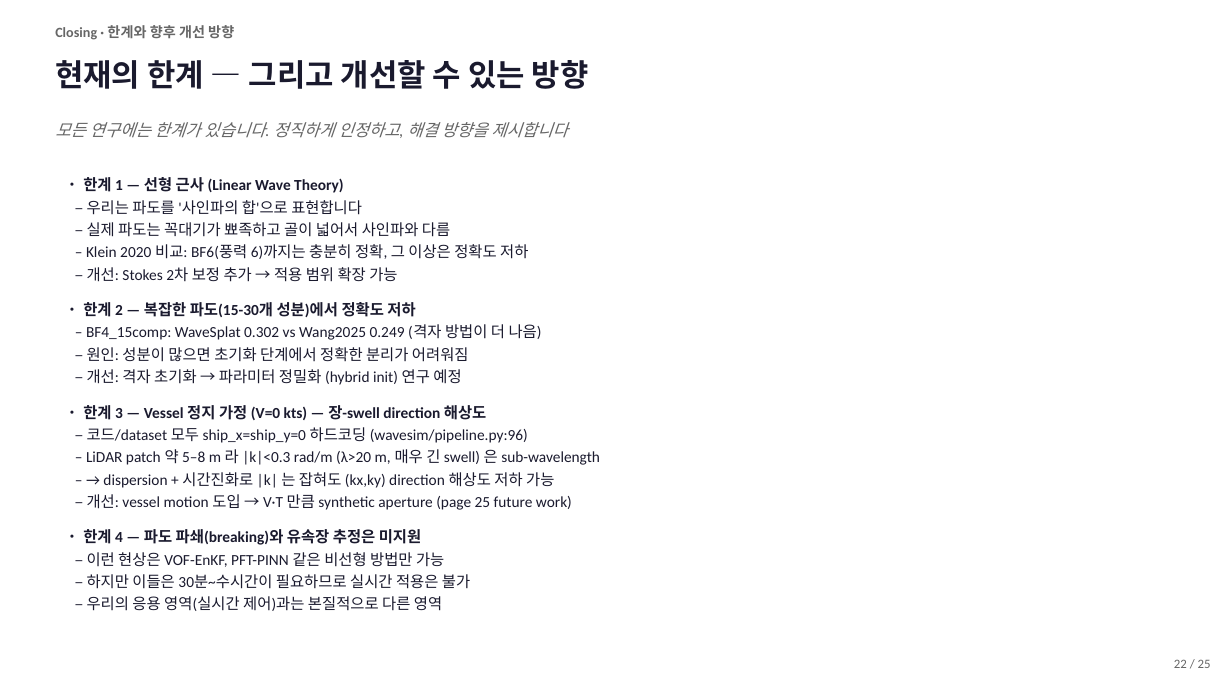
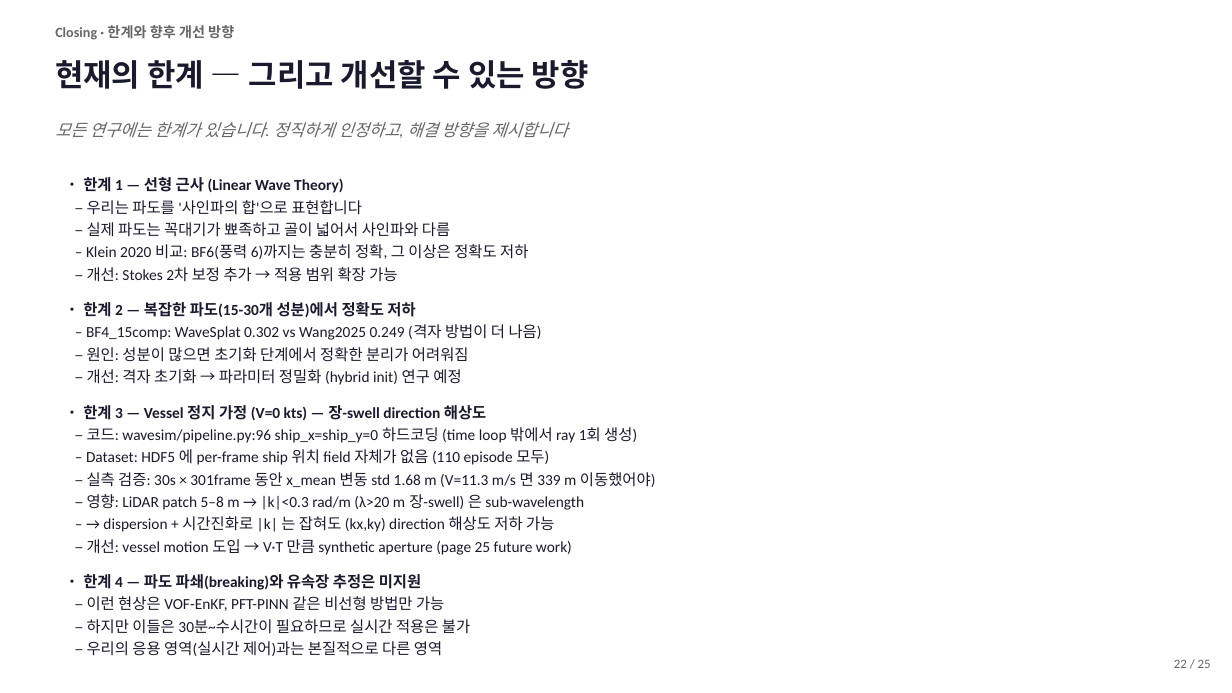
Before and after one commit to SAEYONGPARK94/wavesplat, a slide deck: slide 22 of wavesplat/docs/labmeeting_2026_05_13.pptx. Drawn at 1232x693 pixels with LibreOffice and Linux fonts; fonts in the diff are those of the drawing. Boxes give left, top, right and bottom in pixels: in the first picture for what was removed or moved away, otherwise in the second. Text is boxed around its words. In the diff, an @@ line names an element or a change of style, - is before the commit and + after.

```diff
--- a/wavesplat/docs/labmeeting_2026_05_13.pptx
+++ b/wavesplat/docs/labmeeting_2026_05_13.pptx
@@ text at (86, 427, 655, 510): text changed @@
-– 코드/dataset 모두 ship_x=ship_y=0 하드코딩 (wavesim/pipeline.py:96)
-– LiDAR patch 약 5–8 m 라 |k|<0.3 rad/m (λ>20 m, 매우 긴 swell) 은 sub-wavelength
+– 코드: wavesim/pipeline.py:96 ship_x=ship_y=0 하드코딩 (time loop 밖에서 ray 1회 생성)
+– Dataset: HDF5 에 per-frame ship 위치 field 자체가 없음 (110 episode 모두)
+– 실측 검증: 30s × 301frame 동안 x_mean 변동 std 1.68 m (V=11.3 m/s 면 339 m 이동했어야)
+– 영향: LiDAR patch 5–8 m → |k|<0.3 rad/m (λ>20 m 장-swell) 은 sub-wavelength
```
Also in this commit, not shown: 2 other files.
